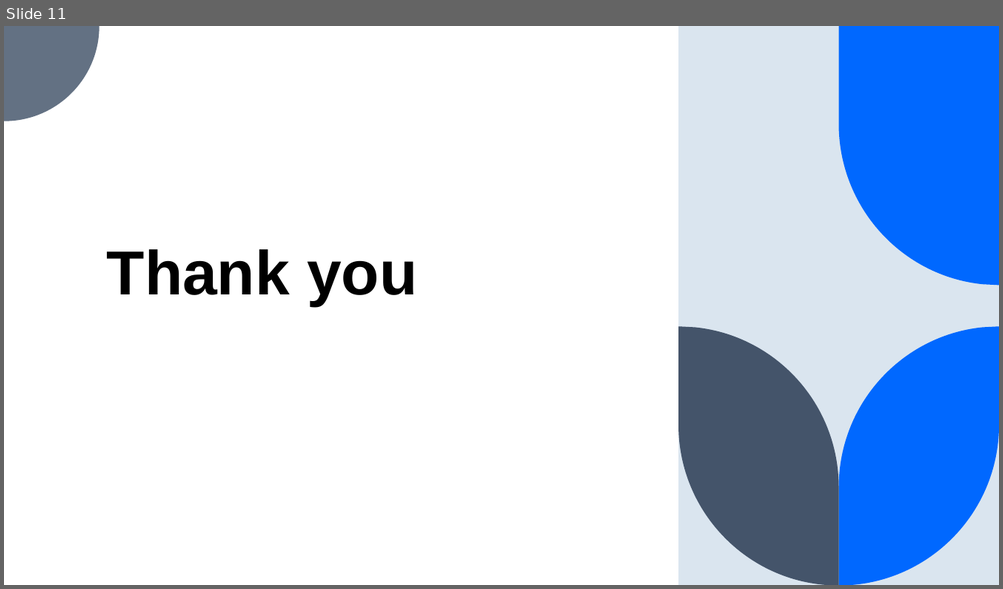
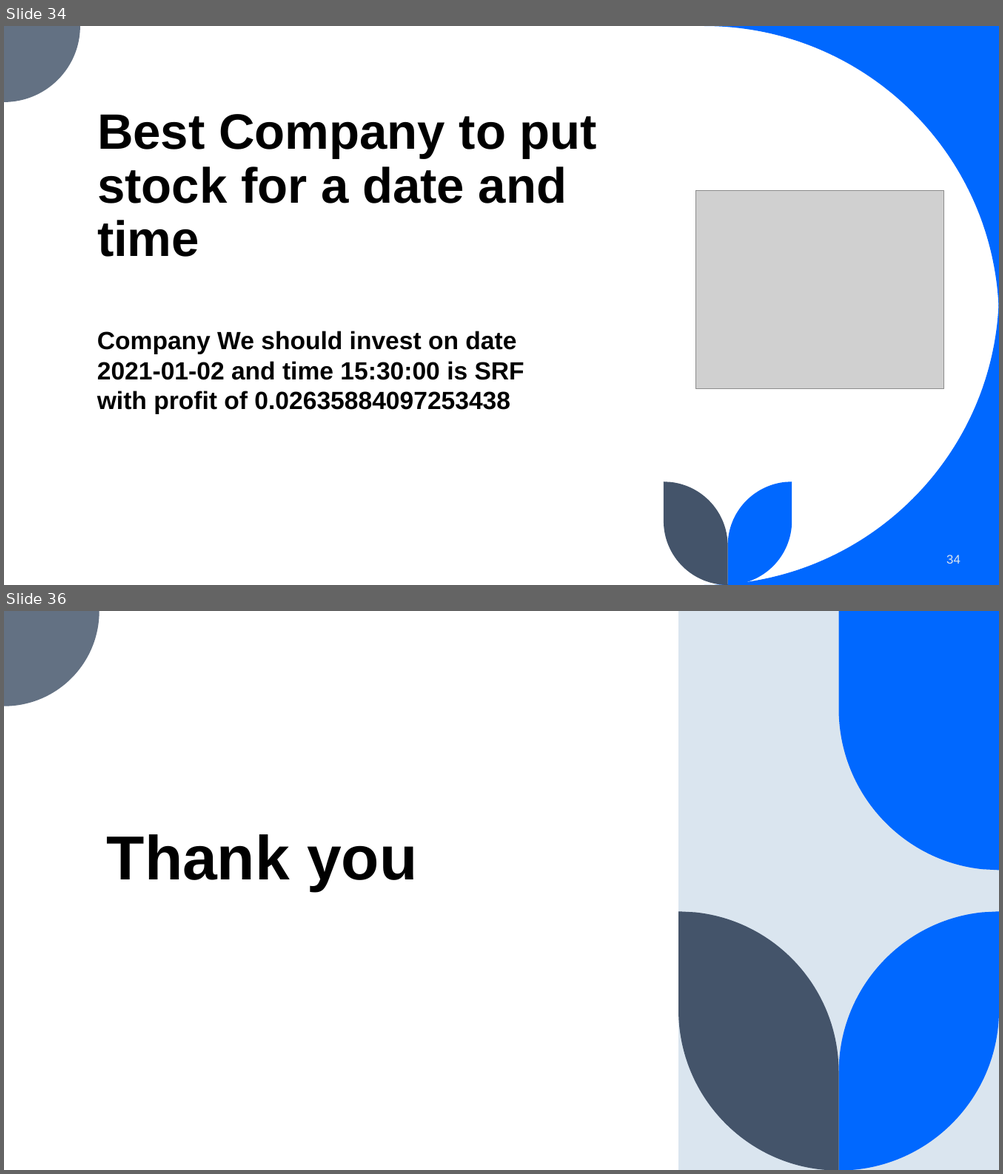
Before and after one commit to Vatsmanglam/Stock-Market-Prediction, a slide deck: project.pptx. Shown one above the other, each under a label of ours: slide 11 before the commit, slides 34 and 36 after it; the slides between them are not shown. The pictures are 1003x589 and 1003x1174 pixels, drawn with LibreOffice and Linux fonts; fonts in the diff are those of the drawing; grey boxes stand for pictures. Boxes give left, top, right and bottom in pixels: in the first picture for what was removed or moved away, otherwise in the second. Text is boxed around its words. In the diff, an @@ line names an element or a change of style, - is before the commit and + after.

```diff
--- a/project.pptx
+++ b/project.pptx
@@ slide 34 added at [4, 26, 999, 585], background #FFFFFF @@
@@ freeform shape added at [4, 26, 80, 102], fill #637183 @@
@@ freeform shape added at [704, 26, 999, 321], fill #0068FF @@
@@ title added at [97, 114, 597, 257], 48 pt, text #000000, bold @@
+Best Company to put stock for a date and time
@@ picture added at [696, 191, 944, 389] @@
@@ freeform shape added at [704, 291, 999, 585], fill #0068FF @@
@@ text added at [97, 331, 524, 414], 24 pt, text #000000, bold @@
+Company We should invest on date 2021-01-02 and time 15:30:00 is SRF with profit of 0.02635884097253438
@@ freeform shape added at [664, 483, 728, 585], fill #44546A @@
@@ freeform shape added at [728, 483, 792, 585], fill #0068FF @@
@@ page number added at [946, 555, 960, 564], 12 pt, text #DAE5EF @@
+34
@@ what was slide 11 is now slide 36 @@
```
Also in this commit, not shown: 1 slide changed, 24 other slides added.
